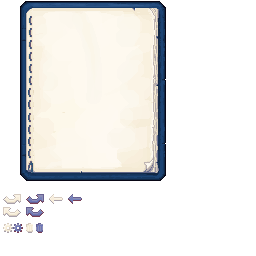
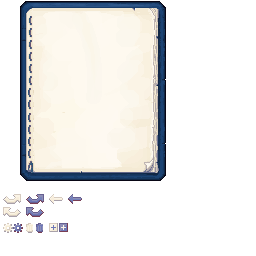
Comparing the layer stacks of the two w=256, h=256 images. Changes:
renamed "Layer 10" to "Layer 11", painted on it over (49, 223, 68, 232)
removed layer "Layer 6" over (49, 223, 68, 232)
